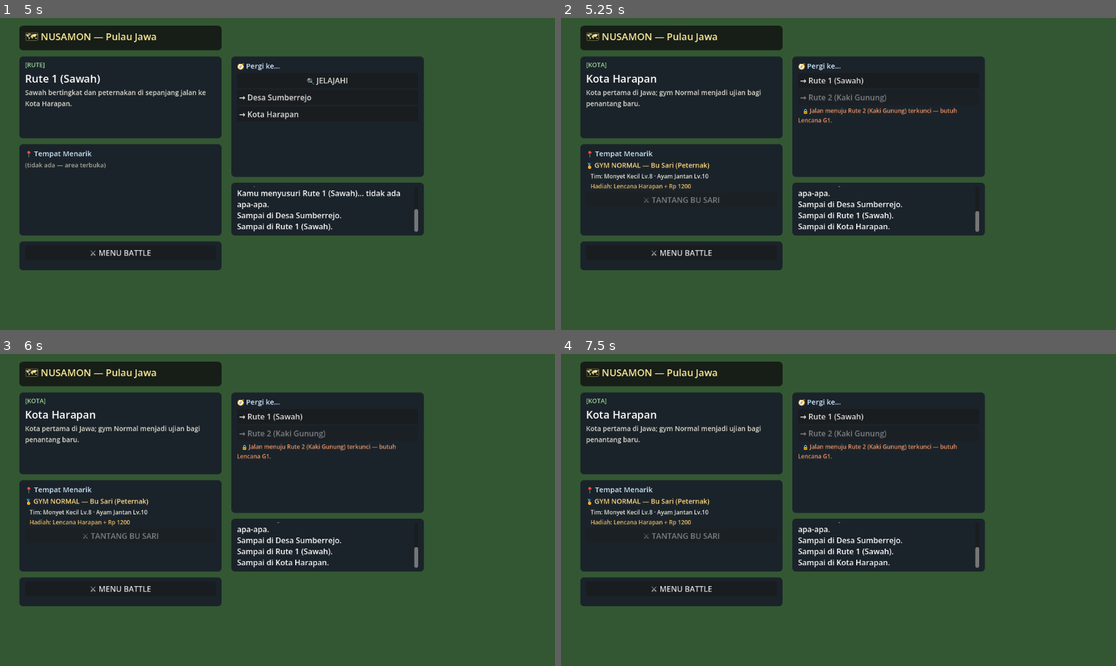
Above: before the commit, frames 1-4 (two rows, left to right).
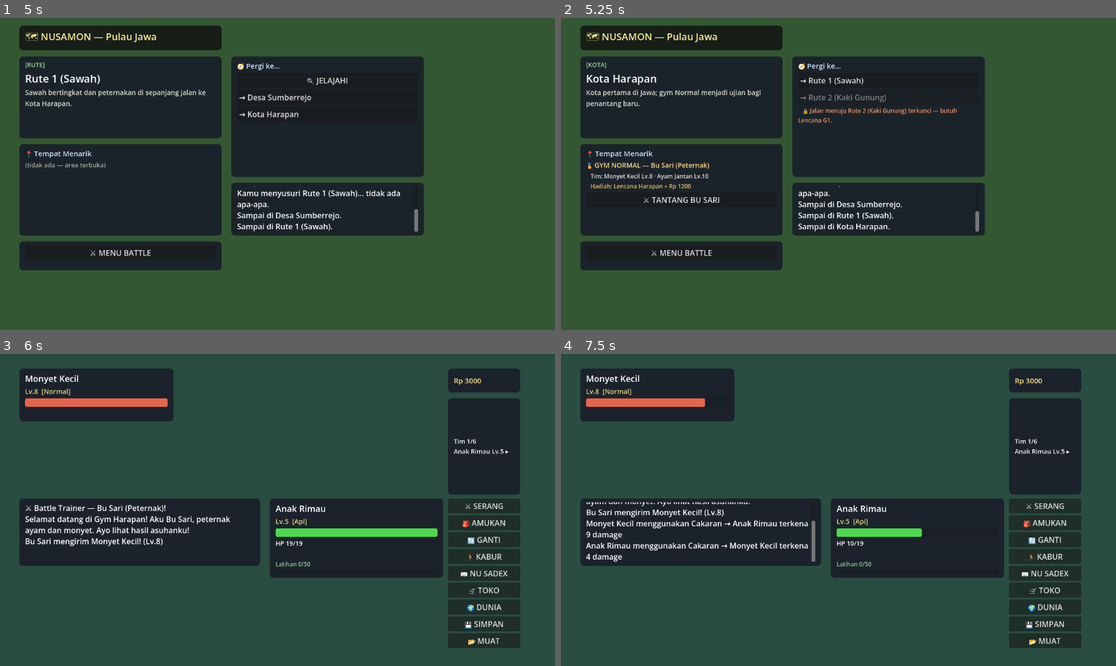
Above: after the commit, the same moments.

Repository: adminberitakarya-Aji/nusamon
Game: Godot game, scene res://game/battle/battle_scene.tscn
Same seed, same stepped clock (60 frames per second), same inputs: the game is played once before the commit and once after it.
Inputs (mouse positions are in pixels of both pictures, inside the frame that each line leads up to):
- Up to frame 1 (5 s): click "🏃 KABUR" at 0.5 s; click "🌍 DUNIA" at 1.25 s; click "→ Rute 1 (Sawah)" at 2 s; click "🔍 JELAJAHI" at 2.75 s; click "→ Desa Sumberrejo" at 3.5 s; click "→ Rute 1 (Sawah)" at 4.25 s
- Up to frame 2 (5.25 s): click "→ Kota Harapan" at 5 s
- Up to frame 3 (6 s): click (122, 534) at 5.75 s, where only the run after the commit has a clickable "⚔ TANTANG BU SARI"
- Up to frame 4 (7.5 s): click (1043, 506) at 6.5 s, where only the run after the commit has a clickable "⚔ SERANG"; click (1060, 506) at 7.25 s, where only the run after the commit has a clickable "Cakaran (Normal) — PP 35"

Frame 1 is identical in both runs. In frame 2, 0.1% of the frame differs, in the area x 14-29%, y 57-60%; in frame 3, 45%, in the area x 3-94%, y 2-95%; in frame 4, 44%.

Commit message:
Fase 3: battle trainer — dispatch antrean, tim multi-mon Bu Sari maju otomatis, kabur/tangkap diblokir, EXP x1.5, hadiah + Lencana Harapan membuka gate Rute 2 — 33 asersi hijau (test_battle_trainer)

Diff:
--- a/game/battle/battle_scene.gd
+++ b/game/battle/battle_scene.gd
@@ -46,6 +46,11 @@
 var pratinjau_wild: Node = null
 var pratinjau_player: Node = null
 var percobaan_kabur := 0                 # kabur: +30 tiap percobaan (C-3)
+var mode_trainer := false                # battle trainer: tanpa kabur/tangkap, tim multi-mon
+var trainers_db := {}
+var trainer_data := {}
+var tim_trainer: Array = []              # tim gym leader (orde data = orde dikirim)
+var idx_trainer := 0
 
 
 func _ready() -> void:
@@ -53,12 +58,61 @@
 	data = NusamonData.load_nusamons()
 	chart = NusamonData.load_type_chart()
 	moves_db = NusamonData.load_moves()
+	trainers_db = NusamonData.load_trainers()
 	if data.is_empty() or chart.is_empty() or moves_db.is_empty():
 		push_error("BattleScene: data game gagal dimuat")
 		return
 	_bangun_ui()
 	_auto_muat()
-	_mulai_battle_liar()
+	_mulai_battle()
+
+
+## Dispatch: battle trainer (antrean dari world scene) atau battle liar prototipe.
+func _mulai_battle() -> void:
+	var tid := TrainerEngine.ambil_antrean()
+	if tid != "":
+		_mulai_battle_trainer(tid)
+	else:
+		_mulai_battle_liar()
+
+
+## Siapkan tim pemain: buat mon default bila kosong, pulihkan yang pingsan
+## (placeholder pusat pemulihan — Fase 2/3), lalu mon aktif jadi player.
+func _siapkan_pemain() -> void:
+	if Tim.jumlah() == 0:
+		var spesies_p := NusamonData.find_species(data, PLAYER_ID)
+		Tim.tambah(NusamonInstance.create(
+			spesies_p, data["detailSpesies"][str(PLAYER_ID)], 0, PLAYER_LEVEL))
+	if Tim.pulihkan_semua() > 0:
+		_log("Tim dipulihkan di pusat pemulihan.")
+	player = Tim.aktif()  # EXP/level/evolusi tersimpan di anggota tim
+
+
+## Battle vs gym leader (Fase 3 langkah 4): tim multi-mon, tanpa kabur/tangkap,
+## EXP ×1.5 (multiplikator trainer di ExpSystem), hadiah uang + lencana.
+func _mulai_battle_trainer(tid: String) -> void:
+	trainer_data = TrainerEngine.cari(trainers_db, tid)
+	if trainer_data.is_empty():
+		push_error("BattleScene: trainer tidak dikenal: " + tid)
+		_mulai_battle_liar()
+		return
+	mode_trainer = true
+	tim_trainer = TrainerEngine.buat_tim(trainers_db, tid, data)
+	idx_trainer = 0
+	percobaan_kabur = 0
+	_siapkan_pemain()
+	wild = tim_trainer[0]
+	wild_detail = data["detailSpesies"][str(wild.id)]
+	Nusadex.lihat(wild.id)
+	_log("⚔ Battle Trainer — %s (%s)!" % [
+		String(trainer_data.get("nama", "?")), String(trainer_data.get("profesi", "?"))])
+	_log(String(trainer_data.get("dialog", {}).get("intro", "")))
+	_mon_masuk(player, wild)
+	_mon_masuk(wild, player)
+	_log("%s mengirim %s! (Lv.%d)" % [
+		String(trainer_data.get("nama", "?")), wild.display_name, wild.level])
+	_update_bars()
+	_perbarui_model()
 
 
 # ------------------------------------------------------------ UI (programatik)
@@ -266,16 +320,7 @@
 	wild = NusamonInstance.create(spesies, wild_detail, 0, lv)
 	Nusadex.lihat(id)  # melihat wild → entri Nusadex (siluet + nama)
 	percobaan_kabur = 0
-
-	# tim: buat mon awal bila kosong (prototipe: anak rimau lv5)
-	if Tim.jumlah() == 0:
-		var spesies_p := NusamonData.find_species(data, PLAYER_ID)
-		Tim.tambah(NusamonInstance.create(
-			spesies_p, data["detailSpesies"][str(PLAYER_ID)], 0, PLAYER_LEVEL))
-	# mon pingsan dipulihkan (placeholder pusat pemulihan — Fase 2/3)
-	if Tim.pulihkan_semua() > 0:
-		_log("Tim dipulihkan di pusat pemulihan.")
-	player = Tim.aktif()  # EXP/level/evolusi tersimpan di anggota tim
+	_siapkan_pemain()
 
 	_mon_masuk(player, wild)
 	_mon_masuk(wild, player)
@@ -570,7 +615,7 @@
 	_semua_menu(false)
 	if musuh_kalah:
 		var yield_base := int(wild_detail.get("baseExpYield", 55))
-		var gain := ExpSystem.exp_gain(yield_base, wild.level)
+		var gain := ExpSystem.exp_gain(yield_base, wild.level, mode_trainer)  # ×1.5 trainer
 		_log("%s dikalahkan!" % wild.display_name)
 		var hasil := ExpSystem.add_exp(player, NusamonData.find_species(data, player.id),
 			data["detailSpesies"][str(player.id)], gain)
@@ -582,10 +627,50 @@
 		if diterima > 0:
 			_log("%s mendapat 1 poin Latihan %s (%d/50)." % [
 				player.display_name, stat_kunci, player.latihan_total])
+		if mode_trainer:
+			idx_trainer += 1
+			if idx_trainer < tim_trainer.size():
+				_mon_trainer_berikutnya()
+			else:
+				_trainer_kalah()
+			return
 		_selesai(true)
 	else:
+		if mode_trainer:
+			_log(String(trainer_data.get("dialog", {}).get("kalah_pemain", "")))
 		_log("%s pingsan... pulang ke pusat pemulihan." % player.display_name)
 		_selesai(false)
+
+
+## Mon berikutnya tim gym leader maju (battle trainer — Fase 3 langkah 4).
+func _mon_trainer_berikutnya() -> void:
+	wild = tim_trainer[idx_trainer]
+	wild_detail = data["detailSpesies"][str(wild.id)]
+	Nusadex.lihat(wild.id)
+	_log("%s mengirim %s! (Lv.%d)" % [
+		String(trainer_data.get("nama", "?")), wild.display_name, wild.level])
+	_mon_masuk(wild, player)
+	_update_bars()
+	_perbarui_model()
+	_semua_menu(false)
+	turn_aktif = false
+
+
+## Seluruh tim leader kalah: dialog, hadiah uang, lencana (membuka gate dunia).
+func _trainer_kalah() -> void:
+	var dlg: Dictionary = trainer_data.get("dialog", {})
+	_log(String(dlg.get("menang_pemain", "")))
+	var hadiah := int(trainer_data.get("hadiah_uang", 0))
+	Inventori.uang += hadiah
+	_update_uang()
+	if hadiah > 0:
+		_log("Hadiah: Rp %d!" % hadiah)
+	var lencana: Dictionary = trainer_data.get("lencana", {})
+	Progres.tambah_lencana(int(lencana.get("id", 0)))
+	Progres.tandai_kalah_trainer(String(trainer_data.get("id", "")))
+	_log("Mendapat %s! (Lencana G%d — jalan berikutnya terbuka)" % [
+		String(lencana.get("nama", "?")), int(lencana.get("id", 0))])
+	_selesai(true, "menang vs trainer")
 
 
 func _selesai(menang: bool, teks := "") -> void:
@@ -598,6 +683,9 @@
 
 func _kabur() -> void:
 	if turn_aktif:
+		return
+	if mode_trainer:
+		_log("Tidak bisa kabur dari battle trainer!")
 		return
 	if AbilityEngine.lawan_terkunci(wild.ability):
 		_log("Tidak bisa kabur — %s terkunci Cengkeraman Kuat!" % player.display_name)
@@ -623,6 +711,9 @@
 
 func _lempar_amukan(ball_id: String) -> void:
 	if turn_aktif:
+		return
+	if mode_trainer:
+		_log("Tidak bisa menangkap Nusamon milik %s!" % String(trainer_data.get("nama", "?")))
 		return
 	turn_aktif = true
 	_semua_menu(true)
--- a/game/scripts/core/progres.gd
+++ b/game/scripts/core/progres.gd
@@ -13,6 +13,7 @@
 static func reset() -> void:
 	lokasi = ""
 	lencana = []
+	trainer_kalah = []
 
 
 static func punya_lencana(id: int) -> bool:
@@ -27,3 +28,19 @@
 
 static func jumlah_lencana() -> int:
 	return lencana.size()
+
+
+# ------------------------------------------------------------ battle trainer
+
+static var trainer_kalah: Array = []   # id trainer gym yang sudah dikalahkan
+
+
+## Trainer gym sudah dikalahkan pemain?
+static func sudah_kalah_trainer(id: String) -> bool:
+	return trainer_kalah.has(id)
+
+
+## Catat kemenangan atas trainer gym (idempoten).
+static func tandai_kalah_trainer(id: String) -> void:
+	if not sudah_kalah_trainer(id):
+		trainer_kalah.append(id)
--- a/game/scripts/core/trainer_engine.gd
+++ b/game/scripts/core/trainer_engine.gd
@@ -69,3 +69,20 @@
 	if l == null or typeof(l) != TYPE_DICTIONARY:
 		return {}
 	return l
+
+
+# ------------------------------------------------------------ antrean battle trainer
+
+## Handoff world scene → battle scene (pola sama dengan antrean encounter liar).
+static var antrean_battle: String = ""
+
+
+static func set_antrean(id: String) -> void:
+	antrean_battle = id
+
+
+## Ambil & kosongkan antrean (dikonsumsi battle scene sekali saat mulai).
+static func ambil_antrean() -> String:
+	var hasil := antrean_battle
+	antrean_battle = ""
+	return hasil
--- /dev/null
+++ b/game/tests/test_battle_trainer.gd
@@ -0,0 +1,126 @@
+extends SceneTree
+## Tes headless battle trainer NUSAMON (Fase 3 langkah 4): antrean → battle vs
+## Bu Sari (tim multi-mon), kabur/tangkap diblokir, EXP ×1.5, mon berikutnya
+## maju, hadiah + lencana (gate Rute 2 terbuka), dan jalur kalah pemain.
+## Jalankan: godot --headless --script game/tests/test_battle_trainer.gd
+## (atau: powershell -File tools\run_tests.ps1)
+
+var gagal := 0
+var lulus := 0
+
+
+func cek(nama: String, kondisi: bool, info := "") -> void:
+	if kondisi:
+		lulus += 1
+		print("[LULUS] " + nama)
+	else:
+		gagal += 1
+		print("[GAGAL] " + nama + (": " + info if info != "" else ""))
+
+
+func _init() -> void:
+	_mulai.call_deferred()
+
+
+func _mulai() -> void:
+	print("=== Tes Battle Trainer NUSAMON ===")
+	Inventori.reset()
+	Tim.reset()
+	Nusadex.reset()
+	Simpanan.hapus()
+	Progres.reset()
+	var paket: PackedScene = load("res://game/battle/battle_scene.tscn")
+	cek("scene battle termuat", paket != null)
+	if paket == null:
+		quit(1)
+		return
+
+	# ---------- 1. antrean → battle trainer aktif otomatis
+	TrainerEngine.set_antrean("bu_sari")
+	var scene: Control = paket.instantiate()
+	root.add_child(scene)
+	cek("mode_trainer aktif", scene.mode_trainer)
+	cek("trainer_data = Bu Sari",
+		String(scene.trainer_data.get("nama", "")) == "Bu Sari")
+	cek("tim trainer 2 mon", scene.tim_trainer.size() == 2)
+	cek("wild = Monyet Kecil Lv.8 (orde data)",
+		String(scene.wild.display_name) == "Monyet Kecil" and int(scene.wild.level) == 8)
+	cek("idx_trainer = 0", int(scene.idx_trainer) == 0)
+	cek("dialog intro muncul di log",
+		scene.log_label.text.contains("Selamat datang di Gym Harapan"))
+	cek("log menyebut mengirim Mon", scene.log_label.text.contains("mengirim Monyet Kecil"))
+	cek("nusadex: mon trainer terlihat", Nusadex.sudah_lihat(23))
+	cek("player = mon aktif tim", scene.player == Tim.aktif() and Tim.jumlah() == 1)
+
+	# ---------- 2. kabur diblokir
+	scene._kabur()
+	cek("kabur ditolak di battle trainer",
+		scene.log_label.text.contains("Tidak bisa kabur dari battle trainer"))
+
+	# ---------- 3. tangkap diblokir (item TIDAK terpakai)
+	var stok := Inventori.stok_item("amukan")
+	scene._lempar_amukan("amukan")
+	cek("tangkap ditolak di battle trainer",
+		scene.log_label.text.contains("Tidak bisa menangkap"))
+	cek("stok Amukan tidak terpakai", Inventori.stok_item("amukan") == stok,
+		"aktual " + str(Inventori.stok_item("amukan")))
+
+	# ---------- 4. mon 1 kalah → mon 2 maju
+	var exp_sebelum := int(scene.player.exp_total)
+	scene.wild.take_damage(9999)
+	scene._akhir_battle(true)
+	cek("idx_trainer maju ke 1", int(scene.idx_trainer) == 1)
+	cek("wild = Ayam Jantan Lv.10",
+		String(scene.wild.display_name) == "Ayam Jantan" and int(scene.wild.level) == 10)
+	cek("log: leader kirim mon berikutnya",
+		scene.log_label.text.contains("mengirim Ayam Jantan"))
+	cek("battle LANJUT (bukan selesai)",
+		not scene.log_label.text.contains("Battle selesai") and not scene.turn_aktif)
+	cek("nusadex: mon kedua terlihat", Nusadex.sudah_lihat(24))
+	cek("EXP pemain bertambah (×1.5 trainer)",
+		int(scene.player.exp_total) > exp_sebelum)
+	cek("EXP memakai multiplikator trainer",
+		int(scene.player.exp_total) - exp_sebelum
+		== ExpSystem.exp_gain(int(scene.data["detailSpesies"]["23"].get("baseExpYield", 55)),
+			8, true),
+		"gain " + str(int(scene.player.exp_total) - exp_sebelum))
+	cek("menu aktif kembali setelah ganti mon", not scene.turn_aktif)
+
+	# ---------- 5. mon 2 kalah → menang: hadiah + lencana + gate terbuka
+	var uang_sebelum := int(Inventori.uang)
+	scene.wild.take_damage(9999)
+	scene._akhir_battle(true)
+	cek("dialog menang muncul",
+		scene.log_label.text.contains("Lencana Harapan"))
+	cek("hadiah Rp 1200 masuk", int(Inventori.uang) == uang_sebelum + 1200,
+		"aktual " + str(Inventori.uang))
+	cek("label uang diperbarui", scene.uang_label.text == "Rp %d" % int(Inventori.uang))
+	cek("lencana 1 diperoleh", Progres.punya_lencana(1))
+	cek("trainer tercatat kalah", Progres.sudah_kalah_trainer("bu_sari"))
+	cek("battle selesai (menang vs trainer)",
+		scene.log_label.text.contains("Battle selesai (menang vs trainer)"))
+	cek("turn terkunci di akhir battle", scene.turn_aktif)
+	var dunia := NusamonData.load_world()
+	cek("gate Rute 2 TERBUKA dengan lencana hasil battle",
+		bool(WorldEngine.pindah(dunia, "kota_harapan", "rute_2",
+			{"lencana": Progres.lencana}).get("ok", false)))
+
+	# ---------- 6. jalur kalah: dialog kalah_pemain
+	TrainerEngine.set_antrean("bu_sari")
+	var scene2: Control = paket.instantiate()
+	root.add_child(scene2)
+	cek("scene kedua: mode trainer aktif", scene2.mode_trainer)
+	scene2.player.take_damage(9999)
+	scene2._akhir_battle(false)
+	cek("dialog kalah_pemain muncul",
+		scene2.log_label.text.contains("Latih timmu dulu"))
+	cek("battle selesai (kalah)", scene2.log_label.text.contains("Battle selesai (kalah)"))
+
+	# ---------- 7. antrean dikonsumsi bersih (scene ketiga = battle liar)
+	var scene3: Control = paket.instantiate()
+	root.add_child(scene3)
+	cek("antrean habis → scene berikut battle liar biasa", not scene3.mode_trainer)
+
+	# ---------- ringkasan
+	print("=== Hasil: %d lulus, %d gagal ===" % [lulus, gagal])
+	quit(1 if gagal > 0 else 0)
--- a/game/world/world_scene.gd
+++ b/game/world/world_scene.gd
@@ -177,8 +177,14 @@
 			12, Color(0.95, 0.75, 0.4)))
 		var b_tantang := _tombol("⚔ TANTANG %s" % String(trainer_gym.get("nama", "?")).to_upper(),
 			daftar_tempat, func() -> void: _tantang_gym(tid))
-		b_tantang.disabled = true
-		b_tantang.tooltip_text = "Battle trainer menyusul — langkah 4 Fase 3"
+		if Progres.sudah_kalah_trainer(tid):
+			b_tantang.disabled = true
+			b_tantang.tooltip_text = "%s sudah dikalahkan (rematch menyusul)" % String(trainer_gym.get("nama", "?"))
+			daftar_tempat.add_child(_label("   ✓ Kamu mengalahkan %s" % String(trainer_gym.get("nama", "?")),
+				12, Color(0.6, 0.9, 0.6)))
+		else:
+			b_tantang.disabled = false
+			b_tantang.tooltip_text = "Mulai battle trainer!"
 
 	# tujuan
 	for c in daftar_tujuan.get_children():
@@ -222,6 +228,11 @@
 	get_tree().change_scene_to_file(SCENE_BATTLE)
 
 
-## Tantang gym leader (Fase 3 langkah 4 mengaktifkan battle trainer).
+## Tantang gym leader → antrean battle → scene battle (Fase 3 langkah 4).
 func _tantang_gym(trainer_id: String) -> void:
-	_catatan("Battle trainer %s menyusul — langkah 4 Fase 3." % trainer_id)
+	if Progres.sudah_kalah_trainer(trainer_id):
+		_catatan("%s sudah dikalahkan — rematch menyusul." % trainer_id)
+		return
+	TrainerEngine.set_antrean(trainer_id)
+	_catatan("Kamu melangkah maju menantang gym!")
+	get_tree().change_scene_to_file(SCENE_BATTLE)
Not shown, added: game/tests/test_battle_trainer.gd.uid
Not shown, changed: tools/run_tests.ps1
